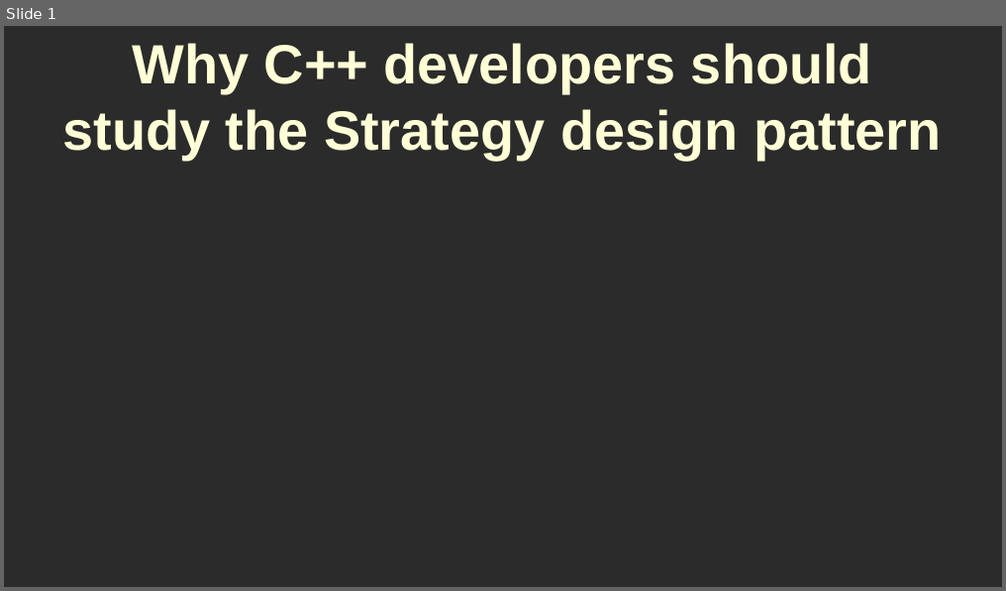
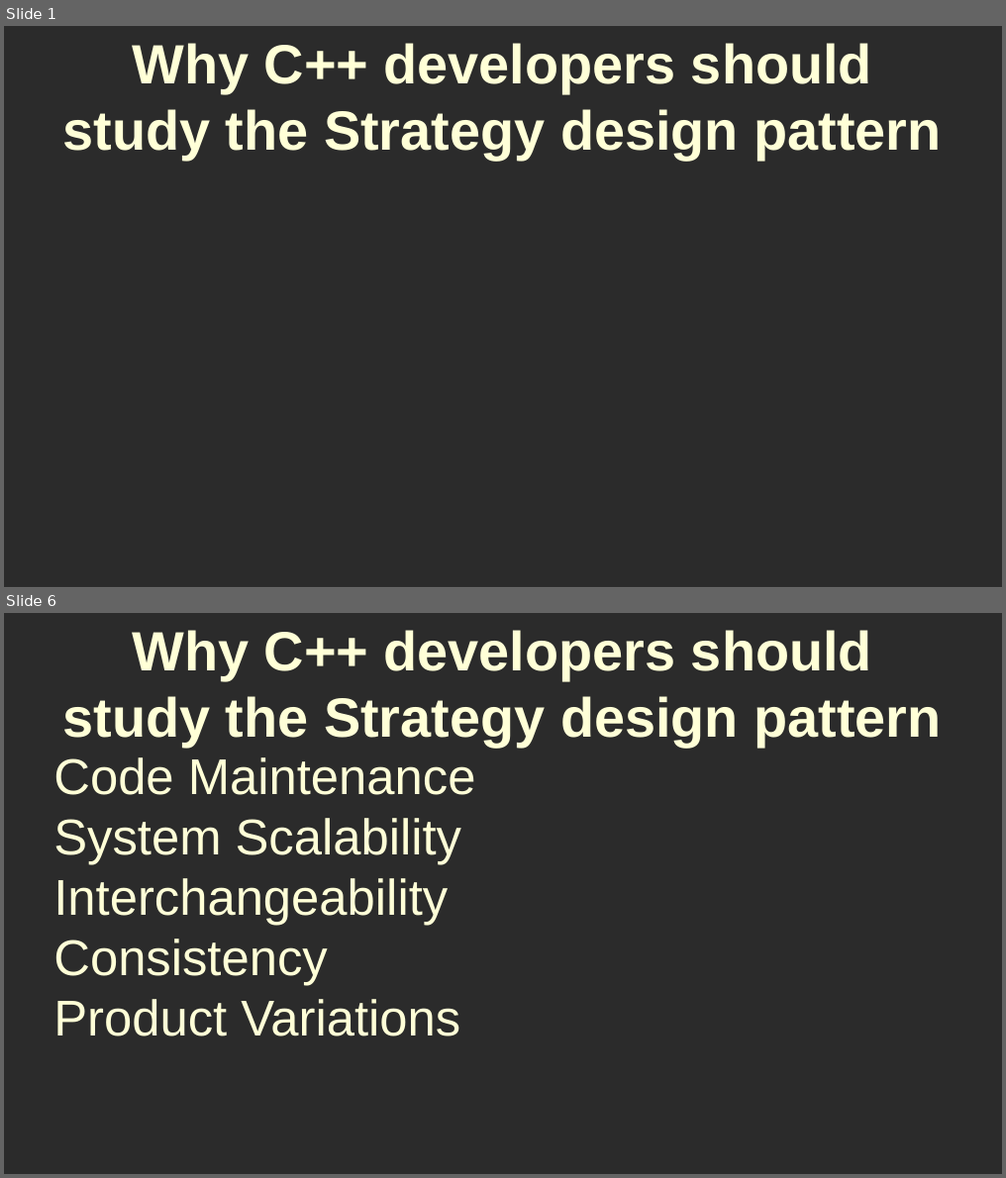
Before and after one commit to RayAndrade/CPPstudy, a slide deck: Creational/AbstractFactory/intro/why.odp. Shown one above the other, each under a label of ours: slide 1 before the commit, slides 1 and 6 after it; the slides between them are not shown. The pictures are 1006x591 and 1006x1178 pixels, drawn with LibreOffice and Linux fonts; fonts in the diff are those of the drawing; background and template pictures are left out; a plain dark background stands for a picture behind light text. Boxes give left, top, right and bottom in pixels: in the first picture for what was removed or moved away, otherwise in the second. Text is boxed around its words. In the diff, an @@ line names an element or a change of style, - is before the commit and + after.

```diff
--- a/Creational/AbstractFactory/intro/why.odp
+++ b/Creational/AbstractFactory/intro/why.odp
@@ slide 6 added at (4, 613, 1002, 1174), background picture (left out) @@
@@ title added at (63, 630, 941, 747), 44 pt, text #FFFFD7, bold @@
+Why C++ developers should study the Strategy design pattern
@@ subtitle added at (54, 758, 476, 1037), 40 pt, text #FFFFD7 @@
+Code Maintenance
+System Scalability
+Interchangeability
+Consistency
+Product Variations
```
Also in this commit, not shown: 6 other slides added.
